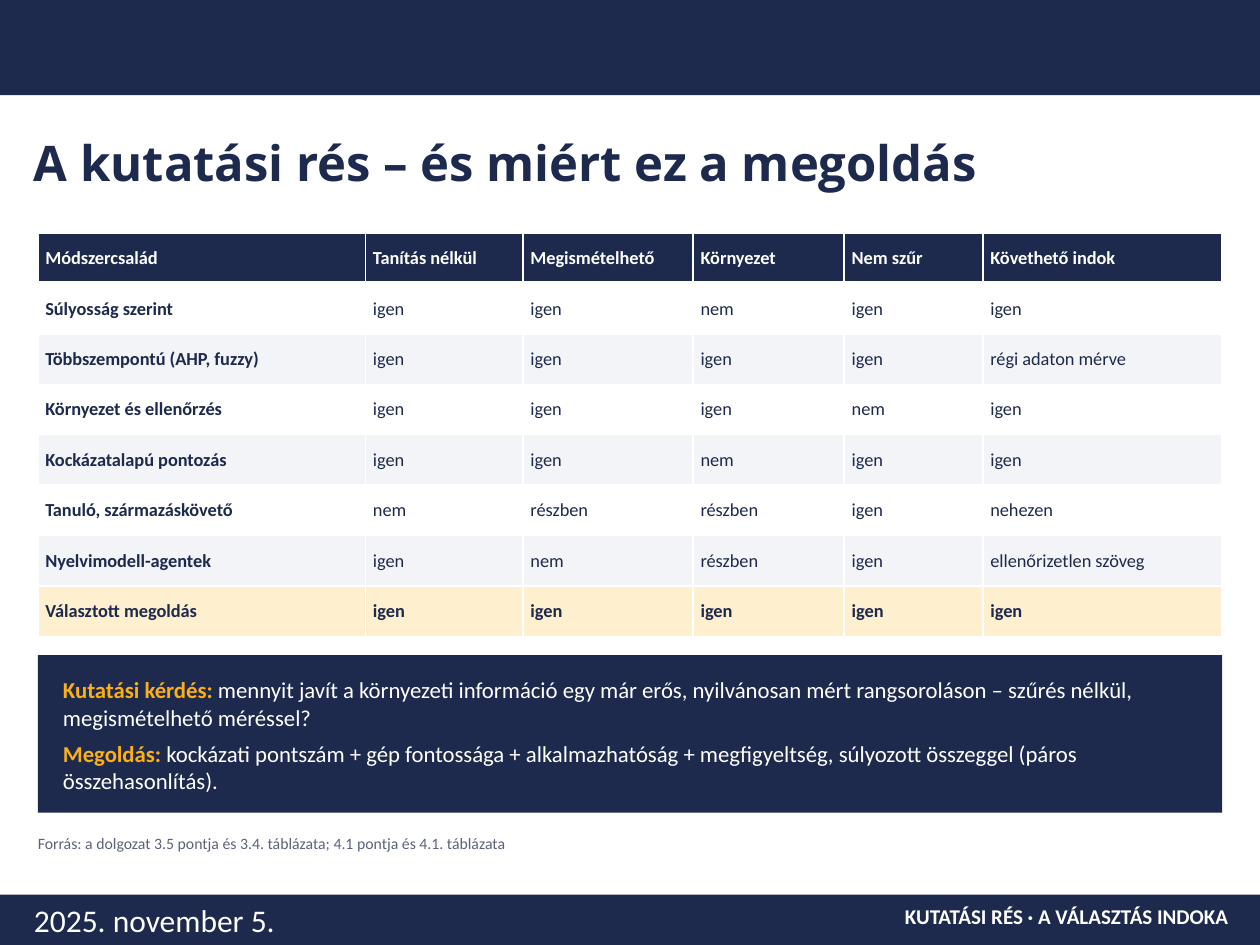
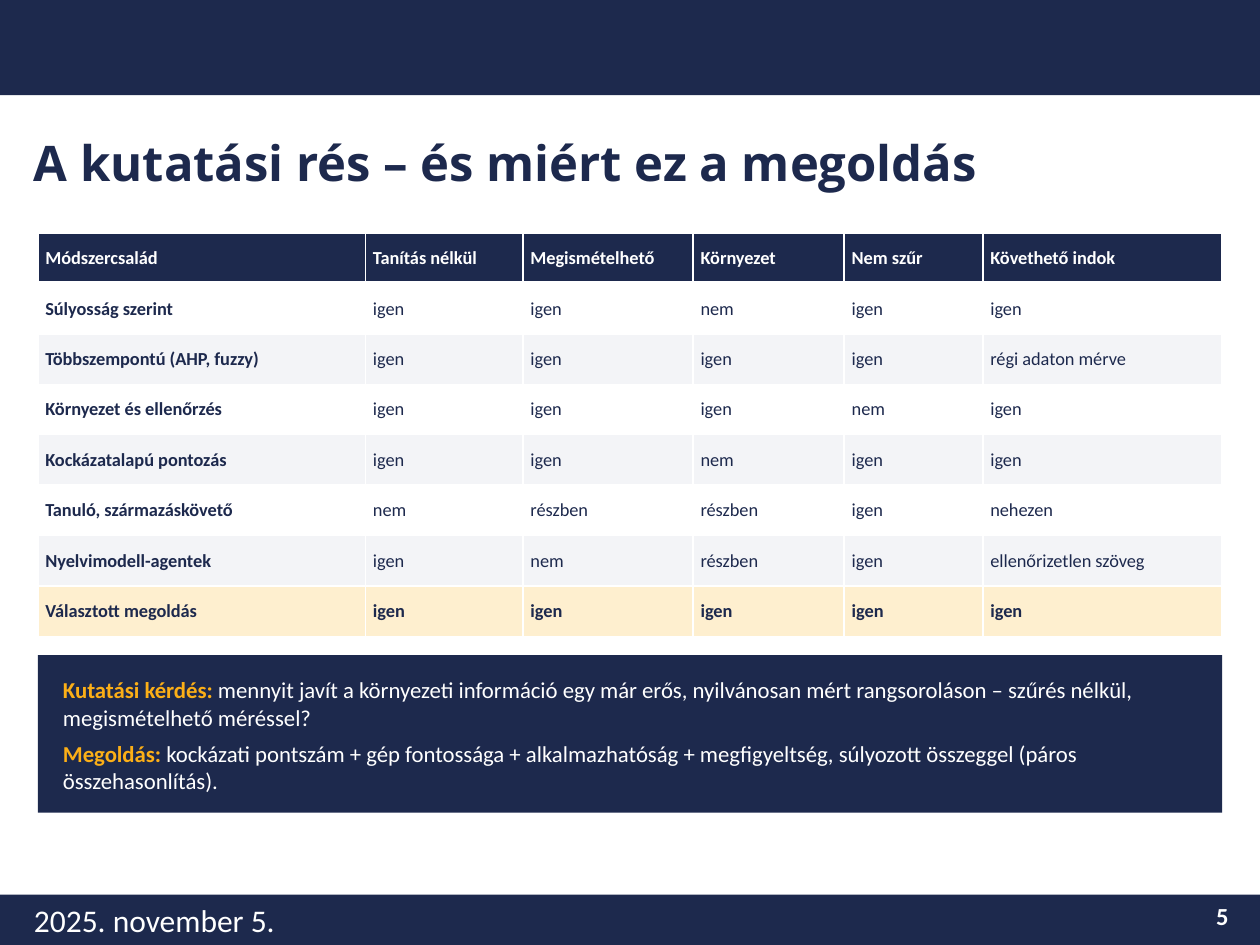
Before and after one commit to nagyjozsef0311/diplomamunka-alert-aggregation, a slide deck: slide 5 of docs/prezentaciok/dm2_beszamolo.pptx. Drawn at 1260x945 pixels with LibreOffice and Linux fonts; fonts in the diff are those of the drawing; background and template pictures are left out. Boxes give left, top, right and bottom in pixels: in the first picture for what was removed or moved away, otherwise in the second. Text is boxed around its words. In the diff, an @@ line names an element or a change of style, - is before the commit and + after.

```diff
--- a/docs/prezentaciok/dm2_beszamolo.pptx
+++ b/docs/prezentaciok/dm2_beszamolo.pptx
@@ text removed at box(38, 838, 505, 852) @@
-Forrás: a dolgozat 3.5 pontja és 3.4. táblázata; 4.1 pontja és 4.1. táblázata
@@ text at box(1216, 909, 1228, 925): text changed; size 12 to 14 pt @@
-KUTATÁSI RÉS · A VÁLASZTÁS INDOKA
+5
```
Also in this commit, not shown: 5 other slides changed, 1 slide added, 2 other files.
